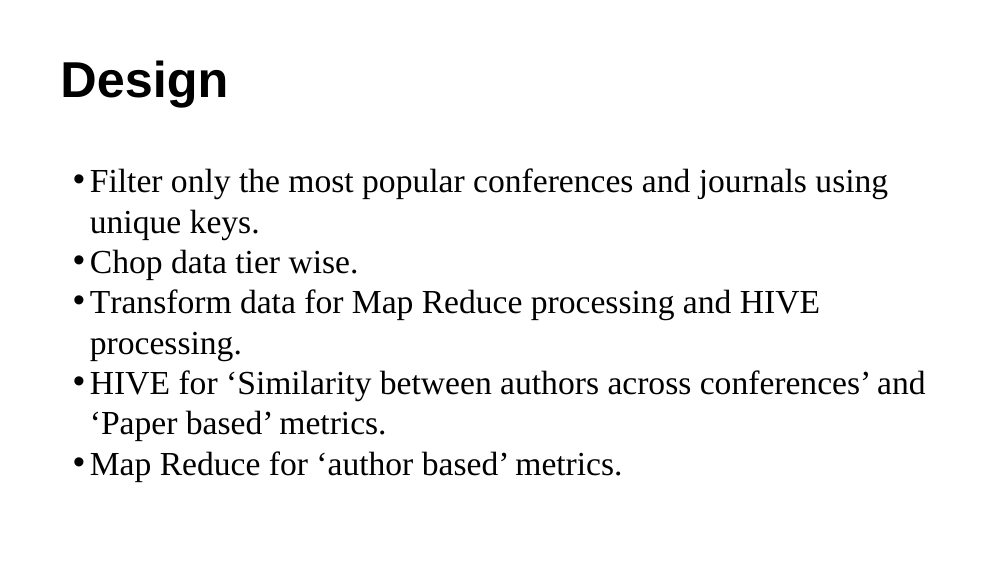
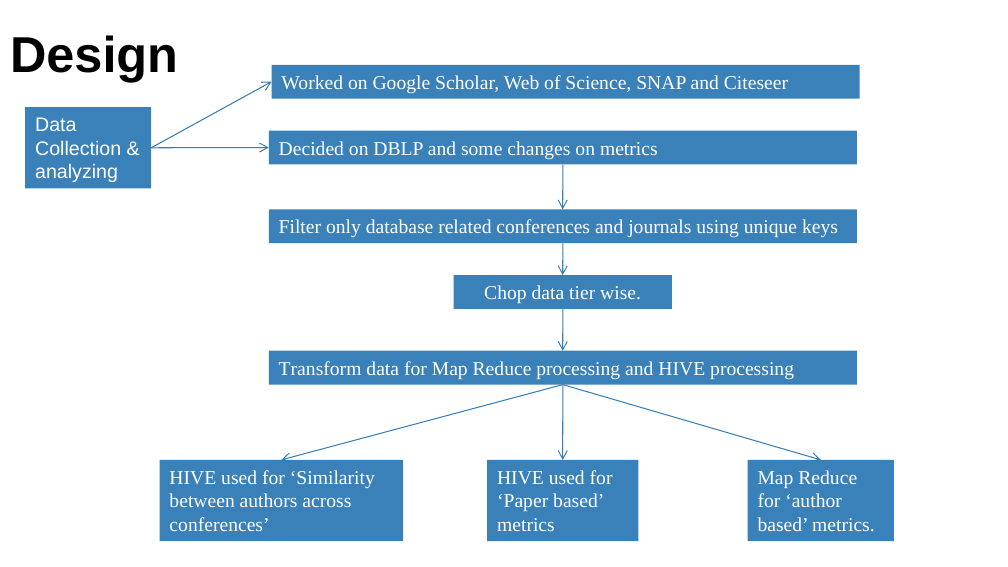
Before and after one commit to ag3859/RTBDProject, a slide deck: slide 6 of RTBD.pptx (slide 7 before the commit). Drawn at 1008x567 pixels with LibreOffice and Linux fonts; fonts in the diff are those of the drawing. Boxes give left, top, right and bottom in pixels: in the first picture for what was removed or moved away, otherwise in the second. Text is boxed around its words. In the diff, an @@ line names an element or a change of style, - is before the commit and + after.

```diff
--- a/RTBD.pptx
+++ b/RTBD.pptx
@@ title "Design": place and size @@
-title "Design" at (60, 60, 228, 106)
+title "Design" at (10, 35, 178, 82)
@@ arrow added from (151, 148) to (271, 82), #367EB9 0.75 pt @@
@@ rectangle added at (271, 65, 859, 99), fill #3A81BA, 14 pt, text #FFFFFF @@
+Worked on Google Scholar, Web of Science, SNAP and Citeseer
@@ rectangle added at (25, 107, 151, 188), fill #3A81BA, 14 pt, text #FFFFFF @@
+Data Collection & analyzing
@@ arrow added from (151, 148) to (269, 147), #367EB9 0.75 pt @@
@@ rectangle added at (269, 131, 857, 165), fill #3A81BA, 14 pt, text #FFFFFF @@
+Decided on DBLP and some changes on metrics
@@ text removed at (90, 168, 926, 481) @@
-• Filter only the most popular conferences and journals using unique keys.
-• Chop data tier wise.
-• Transform data for Map Reduce processing and HIVE processing.
-• HIVE for ‘Similarity between authors across conferences’ and ‘Paper based’ metrics.
-• Map Reduce for ‘author based’ metrics.
@@ arrow added from (562, 164) to (562, 210), #367EB9 0.75 pt @@
@@ rectangle added at (269, 210, 857, 244), fill #3A81BA, 14 pt, text #FFFFFF @@
+Filter only database related conferences and journals using unique keys
@@ arrow added from (562, 243) to (562, 275), #367EB9 0.75 pt @@
@@ rectangle added at (454, 275, 672, 309), fill #3A81BA, 14 pt, text #FFFFFF @@
+Chop data tier wise.
@@ arrow added from (562, 309) to (562, 351), #367EB9 0.75 pt @@
@@ rectangle added at (269, 351, 857, 385), fill #3A81BA, 14 pt, text #FFFFFF @@
+Transform data for Map Reduce processing and HIVE processing
@@ arrow added from (562, 385) to (281, 460), #367EB9 0.75 pt @@
@@ arrow added from (562, 385) to (821, 460), #367EB9 0.75 pt @@
@@ arrow added from (562, 385) to (562, 460), #367EB9 0.75 pt @@
@@ rectangle added at (159, 460, 403, 541), fill #3A81BA, 14 pt, text #FFFFFF @@
+HIVE used for ‘Similarity between authors across conferences’
@@ rectangle added at (487, 460, 638, 541), fill #3A81BA, 14 pt, text #FFFFFF @@
+HIVE used for ‘Paper based’ metrics
@@ rectangle added at (748, 460, 894, 541), fill #3A81BA, 14 pt, text #FFFFFF @@
+Map Reduce for ‘author based’ metrics.
```
Also in this commit, not shown: 4 other slides changed, 5 slides added, 3 slides removed, 1 other file.
